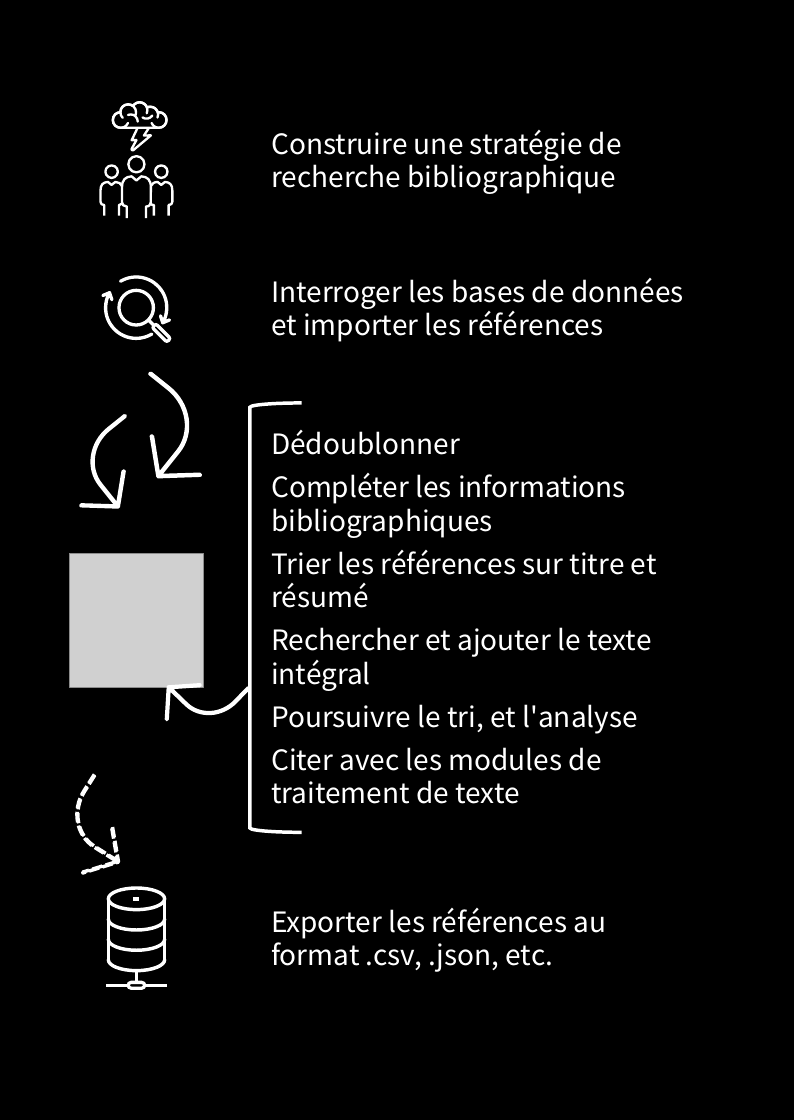
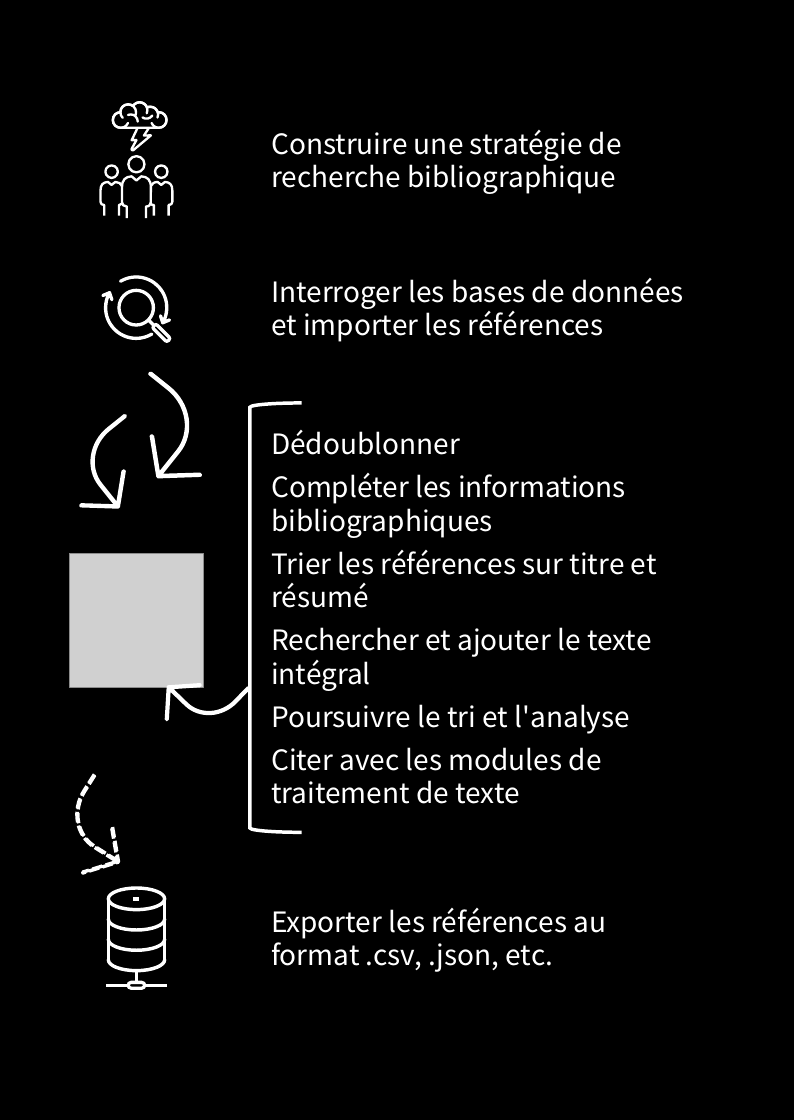
Before and after one commit to zfrancophone/zfrancophone-blog, a slide deck: slide 1 of misc/zotero_rev_lit.pptx. Drawn at 794x1120 pixels with LibreOffice and Linux fonts; fonts in the diff are those of the drawing; grey boxes stand for pictures. Boxes give left, top, right and bottom in pixels: in the first picture for what was removed or moved away, otherwise in the second. Text is boxed around its words. In the diff, an @@ line names an element or a change of style, - is before the commit and + after.

Commit message:
typo

```diff
--- a/misc/zotero_rev_lit.pptx
+++ b/misc/zotero_rev_lit.pptx
@@ text at <box>271,704,630,734</box>: text changed @@
-Poursuivre le tri, et l'analyse
+Poursuivre le tri et l'analyse
```
